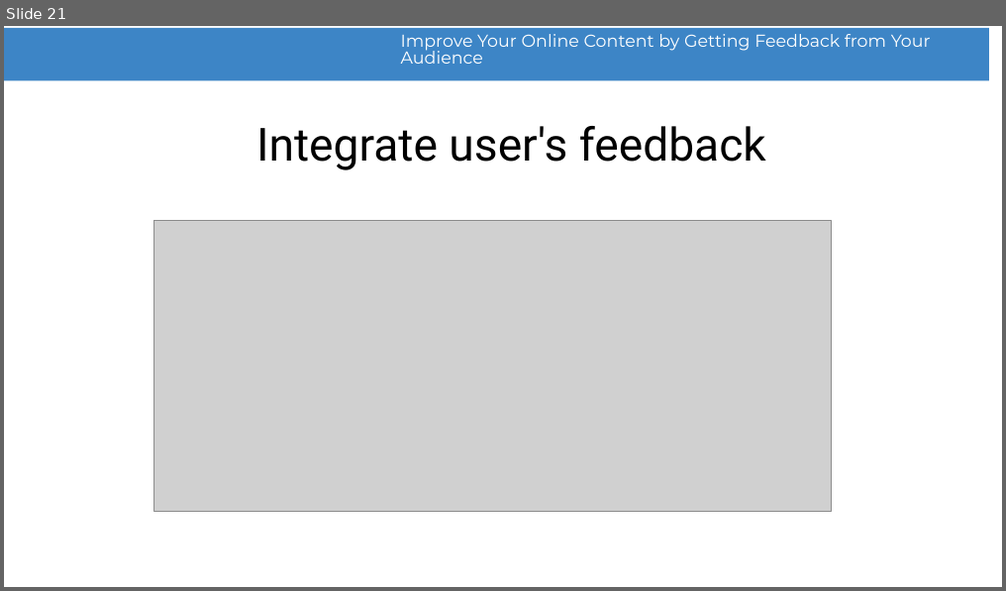
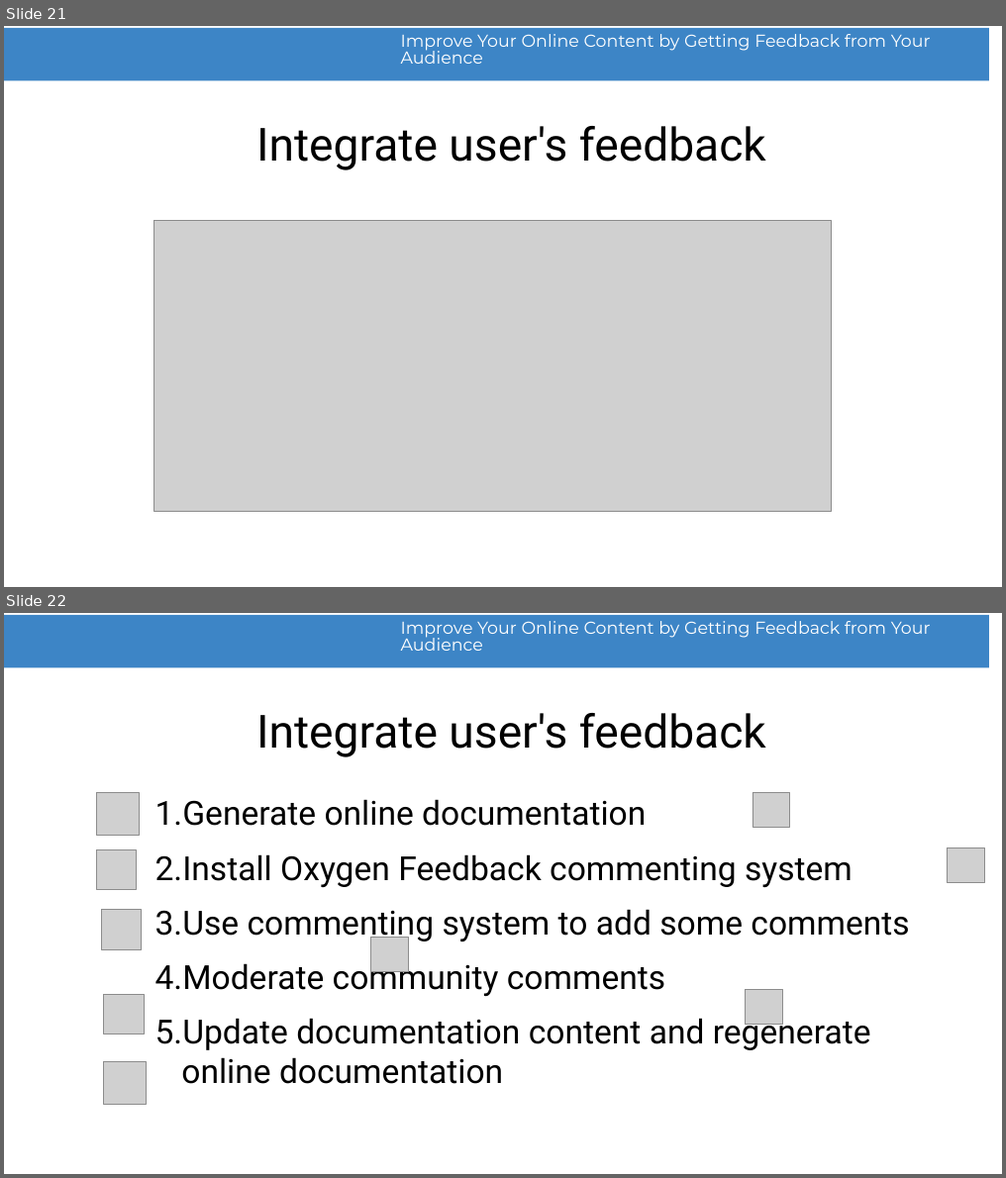
Before and after one commit to radu-pisoi/feedback-presentation, a slide deck: presentation/feedback-demo.odp. Shown one above the other, each under a label of ours: slide 21 before the commit, slides 21 and 22 after it. The pictures are 1006x591 and 1006x1178 pixels, drawn with LibreOffice and Linux fonts; fonts in the diff are those of the drawing; grey boxes stand for pictures; background and template pictures are left out. Boxes give left, top, right and bottom in pixels: in the first picture for what was removed or moved away, otherwise in the second. Text is boxed around its words. In the diff, an @@ line names an element or a change of style, - is before the commit and + after.

Commit message:
Feedback discussions

```diff
--- a/presentation/feedback-demo.odp
+++ b/presentation/feedback-demo.odp
@@ slide 22 added at box(4, 613, 1002, 1174), background #FFFFFF; not listed: 2 template elements that a slide beside it also shows @@
@@ title added at box(256, 713, 766, 758), 44 pt, text #000000 @@
+Integrate user's feedback
@@ picture added at box(96, 792, 139, 836) @@
@@ text added at box(155, 799, 909, 1084), 32 pt, text #000000 @@
+1. Generate online documentation
+2. Install Oxygen Feedback commenting system
+3. Use commenting system to add some comments
+4. Moderate community comments
+5. Update documentation content and regenerate online documentation
@@ picture added at box(752, 792, 790, 827) @@
@@ picture added at box(96, 850, 136, 889) @@
@@ picture added at box(947, 848, 985, 882) @@
@@ picture added at box(101, 909, 141, 950) @@
@@ picture added at box(371, 938, 408, 972) @@
@@ picture added at box(104, 995, 144, 1035) @@
@@ picture added at box(746, 990, 782, 1025) @@
@@ picture added at box(104, 1062, 147, 1105) @@
```
Also in this commit, not shown: 1 slide changed, 3 other slides added, 4 slides removed.
